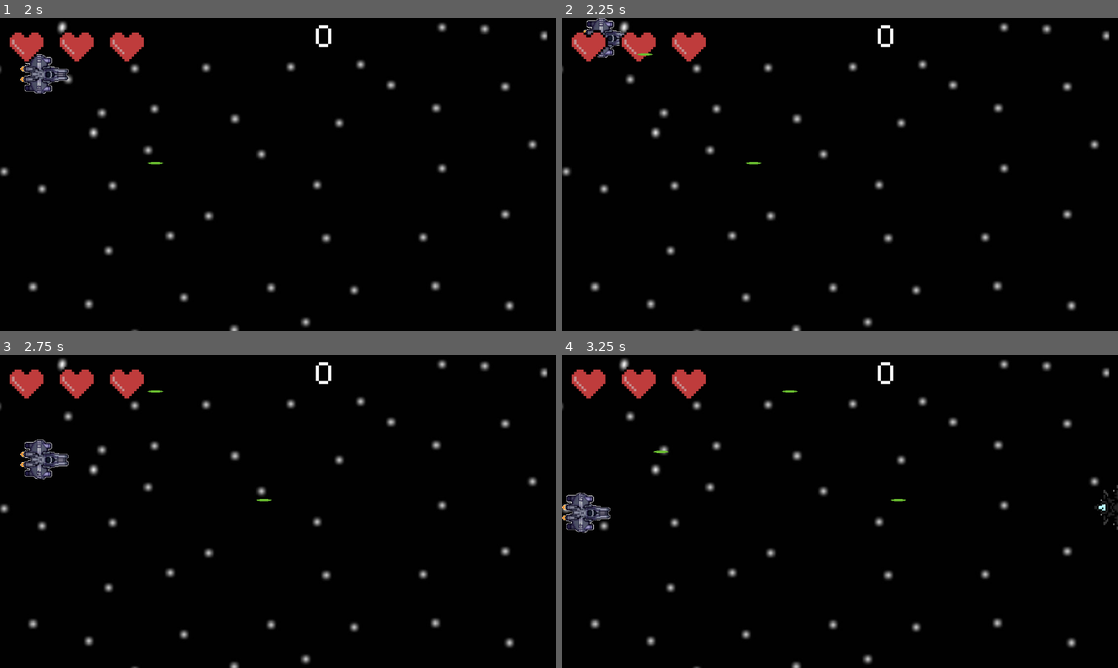
Above: before the commit, frames 1-4 (two rows, left to right).
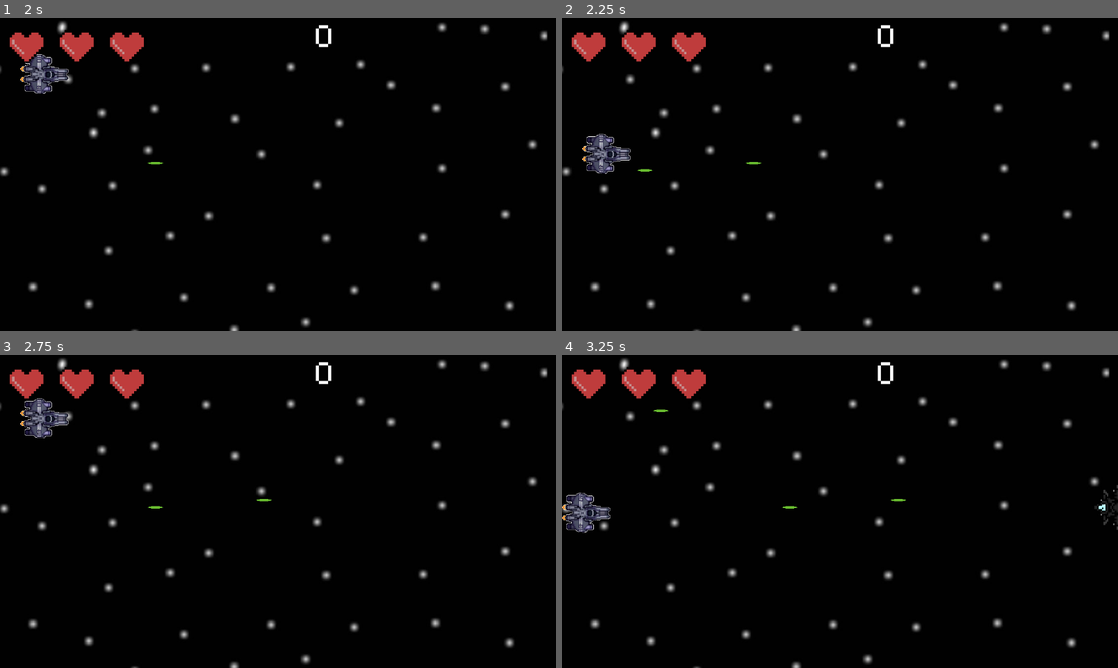
Above: after the commit, the same moments.

Repository: cofeek-codes/Space-Strike
Game: Godot game, scene res://scenes/ui/main_menu.tscn
The game is run twice, just before and just after one commit, with the same random seed, the same clock (stepped at 60 frames per second) and the same inputs.
Inputs (mouse positions are in pixels of both pictures, inside the frame that each line leads up to):
- Up to frame 1 (2 s): click (300, 212) at 0.5 s; move the mouse to (250, 237) at 1.27 s; hold W (move_up) from 1.28 s (still down); click (250, 237) at 1.35 s
- Up to frame 2 (2.25 s): keep holding W (move_up); move the mouse to (1006, 221) at 2.02 s; click (1006, 221) at 2.1 s
- Up to frame 3 (2.75 s): keep holding W (move_up)
- Up to frame 4 (3.25 s): move the mouse to (673, 464) at 2.77 s; release W (move_up) at 2.78 s; hold A (move_left) from 2.78 s (still down); click (673, 464) at 2.85 s

Frame 1 is identical in both runs. In frame 2, 1.1% of the frame differs, in the area x 3-17%, y 0-50%; in frame 3, 1.4%, in the area x 3-30%, y 11-50%; in frame 4, less than 0.1%.

Commit message:
map top boundary ui crossing solved

Diff:
--- a/scripts/player/player.gd
+++ b/scripts/player/player.gd
@@ -29,7 +29,7 @@
 
 func handle_borders():
 	var viewport_dimensions = get_viewport_rect().size
-	if position.x > viewport_dimensions.x || position.x < 0 || position.y < 0 || position.y > viewport_dimensions.y:
+	if position.x > viewport_dimensions.x || position.x < 0 || position.y < healthbar.position.y + 30 || position.y > viewport_dimensions.y:
 		position = init_position
 
 func shooting():
